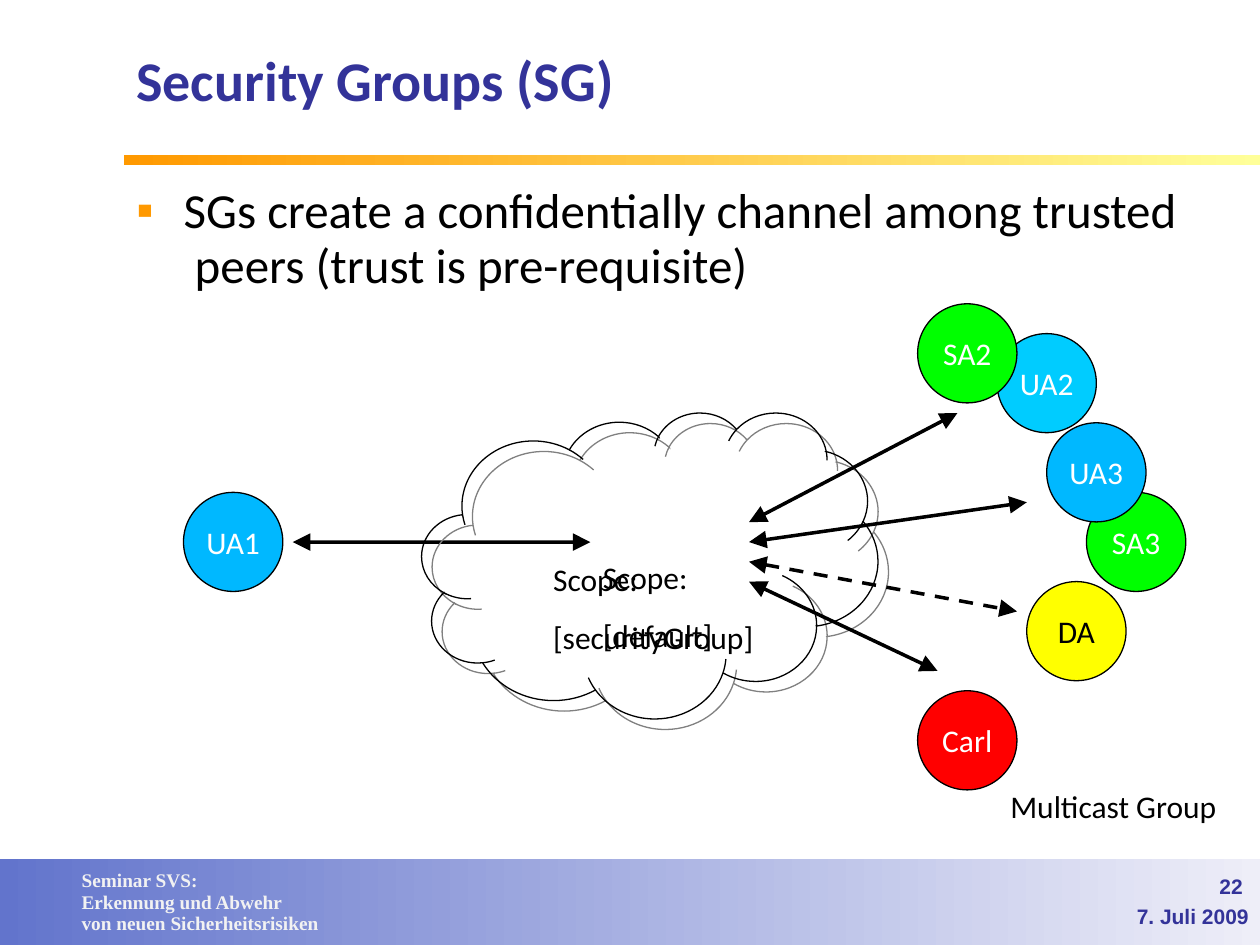
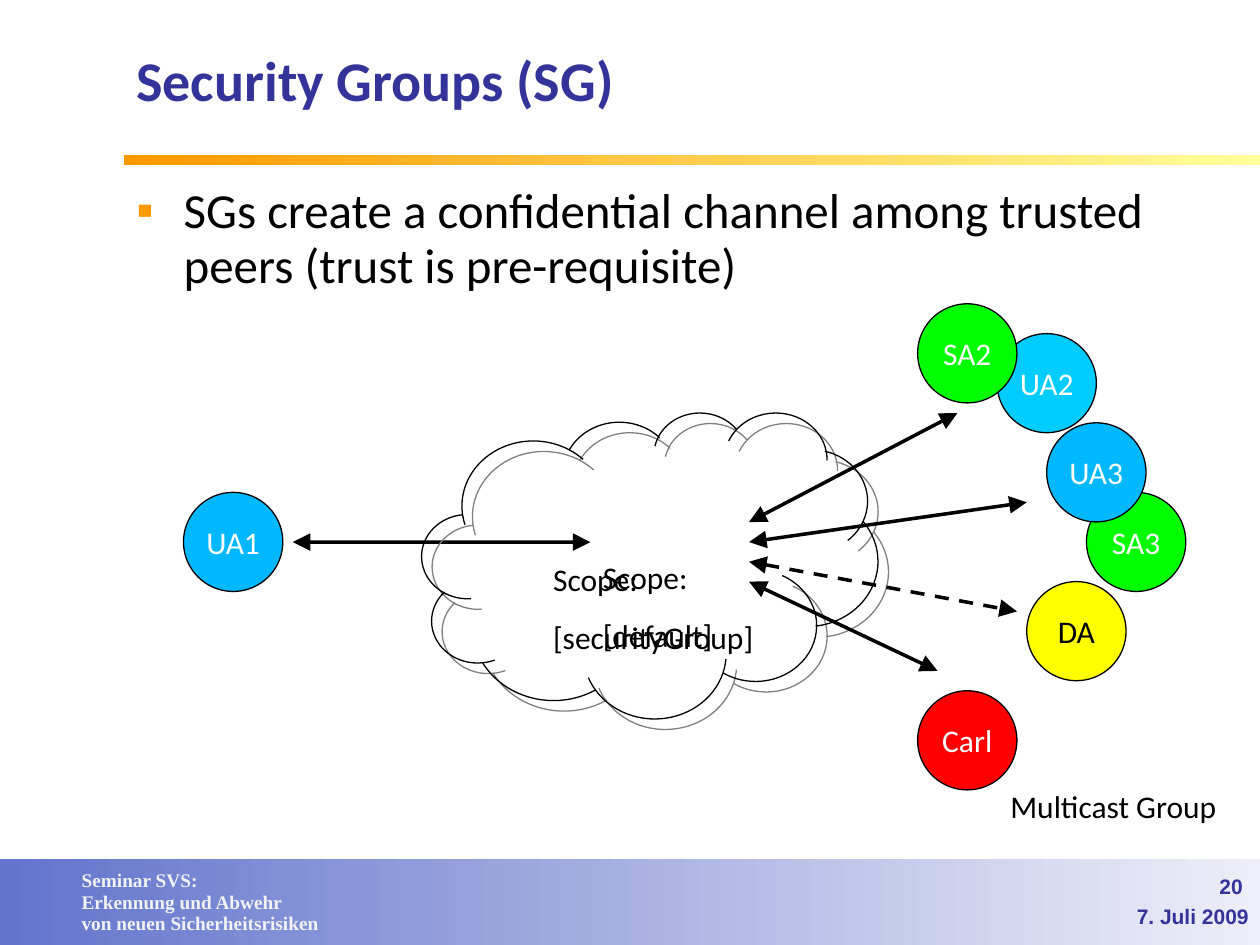
Before and after one commit to lemmy/SecuredSLP, a slide deck: slide 20 of doc/Service Discovery in open networks.ppt (slide 22 before the commit). Drawn at 1260x945 pixels with LibreOffice and Linux fonts; fonts in the diff are those of the drawing; background and template pictures are left out. Boxes give left, top, right and bottom in pixels: in the first picture for what was removed or moved away, otherwise in the second. Text is boxed around its words. In the diff, an @@ line names an element or a change of style, - is before the commit and + after.

```diff
--- a/doc/Service Discovery in open networks.ppt
+++ b/doc/Service Discovery in open networks.ppt
@@ text at [184,194,1143,291]: text changed @@
-▪ SGs create a confidentially channel among trusted peers (trust is pre-requisite)
+▪ SGs create a confidential channel among trusted peers (trust is pre-requisite)
@@ page number at [1219,879,1242,894]: text changed @@
-22
+20
```
Also in this commit, not shown: 8 other slides changed, 2 slides added.
